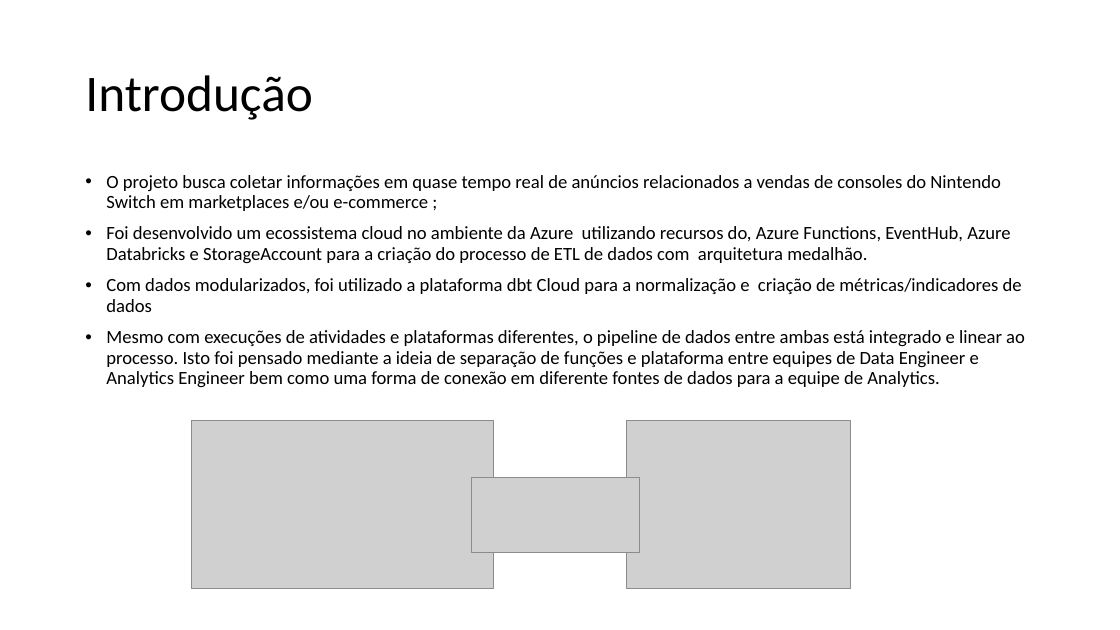
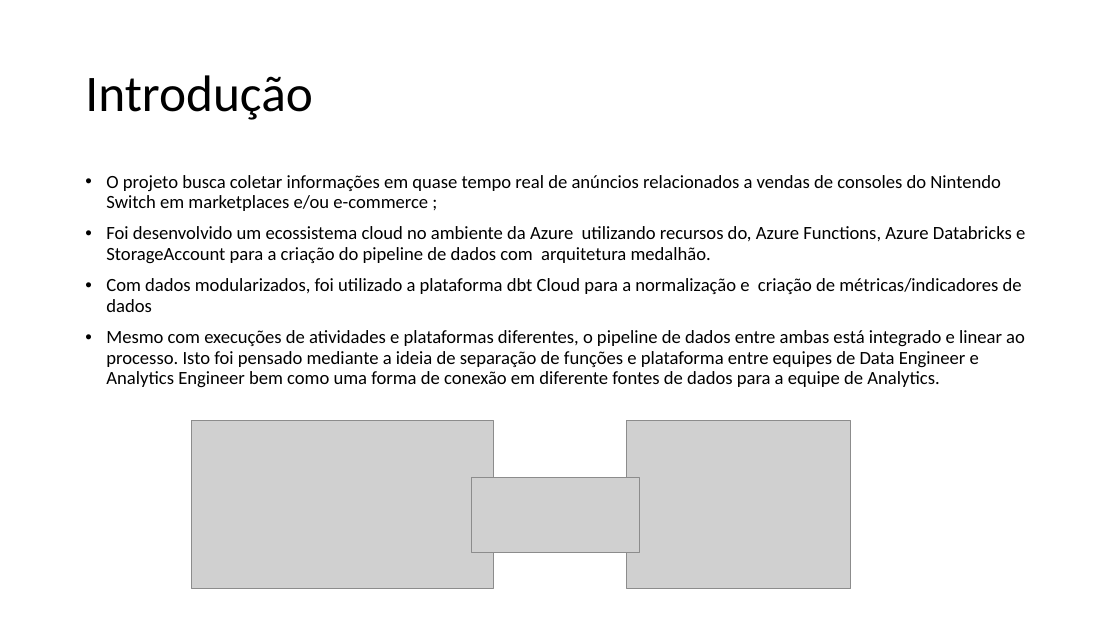
Before and after one commit to felipegoraroficial/projeto_nintendo, a slide deck: slide 2 of config/Projeto Data Master.pptx. Drawn at 1120x630 pixels with LibreOffice and Linux fonts; fonts in the diff are those of the drawing; grey boxes stand for pictures. Boxes give left, top, right and bottom in pixels: in the first picture for what was removed or moved away, otherwise in the second. Text is boxed around its words. In the diff, an @@ line names an element or a change of style, - is before the commit and + after.

```diff
--- a/config/Projeto Data Master.pptx
+++ b/config/Projeto Data Master.pptx
@@ text at box(106, 226, 1025, 263): text changed @@
-• Foi desenvolvido um ecossistema cloud no ambiente da Azure utilizando recursos do, Azure Functions, EventHub, Azure Databricks e StorageAccount para a criação do processo de ETL de dados com arquitetura medalhão.
+• Foi desenvolvido um ecossistema cloud no ambiente da Azure utilizando recursos do, Azure Functions, Azure Databricks e StorageAccount para a criação do pipeline de dados com arquitetura medalhão.
```
Also in this commit, not shown: 2 other slides changed, 1 other file.
